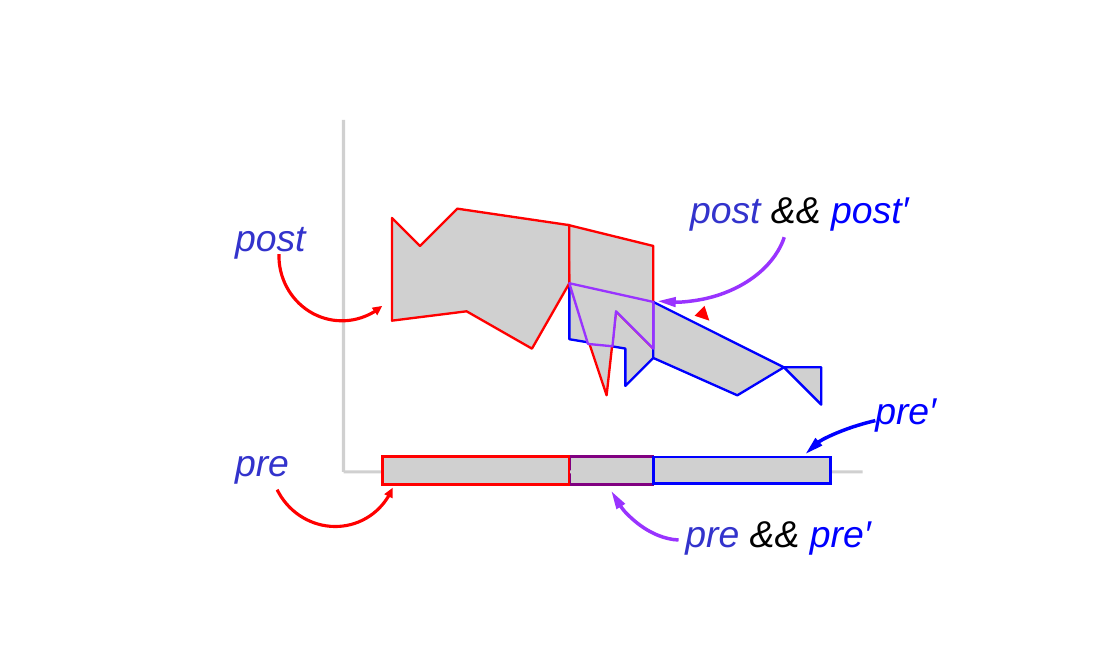
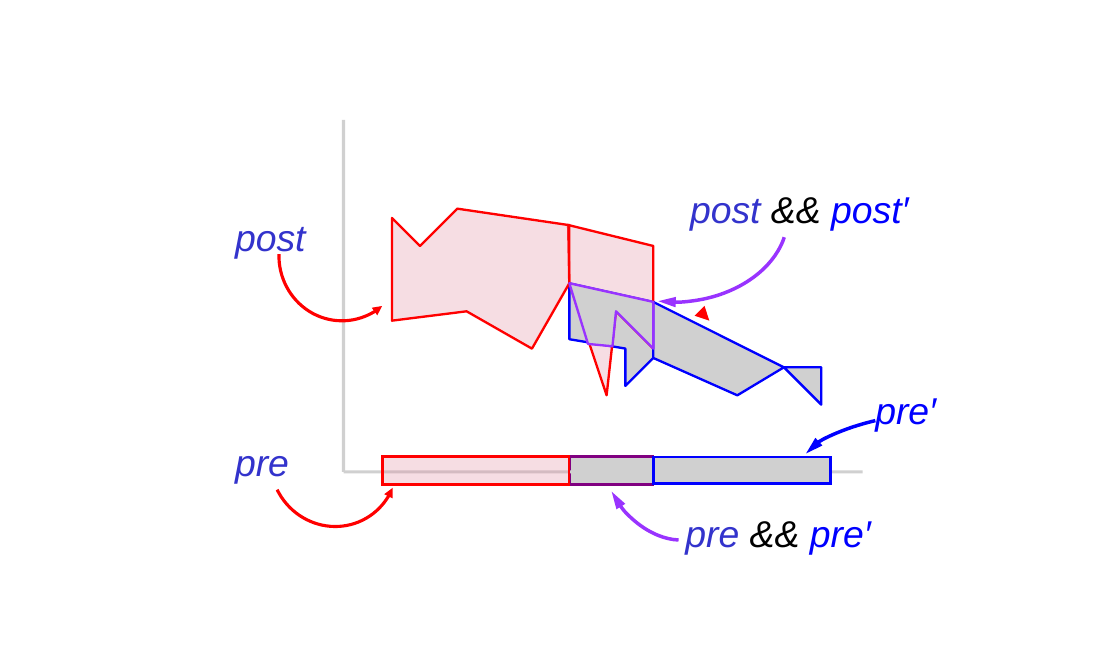
Before and after one commit to GaloisInc/ESCJava2, a slide deck: slide 8 of ESCTools/slides/CAV2007Tutorial/new-diagrams.ppt. Drawn at 1120x672 pixels with LibreOffice and Linux fonts; fonts in the diff are those of the drawing; grey boxes stand for pictures; background and template pictures are left out. Boxes give left, top, right and bottom in pixels: in the first picture for what was removed or moved away, otherwise in the second. Text is boxed around its words. In the diff, an @@ line names an element or a change of style, - is before the commit and + after.

```diff
--- a/ESCTools/slides/CAV2007Tutorial/new-diagrams.ppt
+++ b/ESCTools/slides/CAV2007Tutorial/new-diagrams.ppt
@@ picture removed at box(392, 208, 569, 348) @@
@@ freeform shape added at box(392, 208, 569, 348), fill #E1859B at 28% opacity, outline #FF0000 1.5 pt @@
@@ picture removed at box(568, 225, 653, 395) @@
@@ freeform shape added at box(568, 225, 653, 395), fill #E1859B at 28% opacity, outline #FF0000 1.5 pt @@
@@ picture removed at box(383, 456, 570, 484) @@
@@ rectangle added at box(383, 456, 570, 484), fill #E1859B at 28% opacity, outline #FF0000 1.5 pt @@
```
Also in this commit, not shown: 1 other slide changed, 14 slides added, 20 other files.
